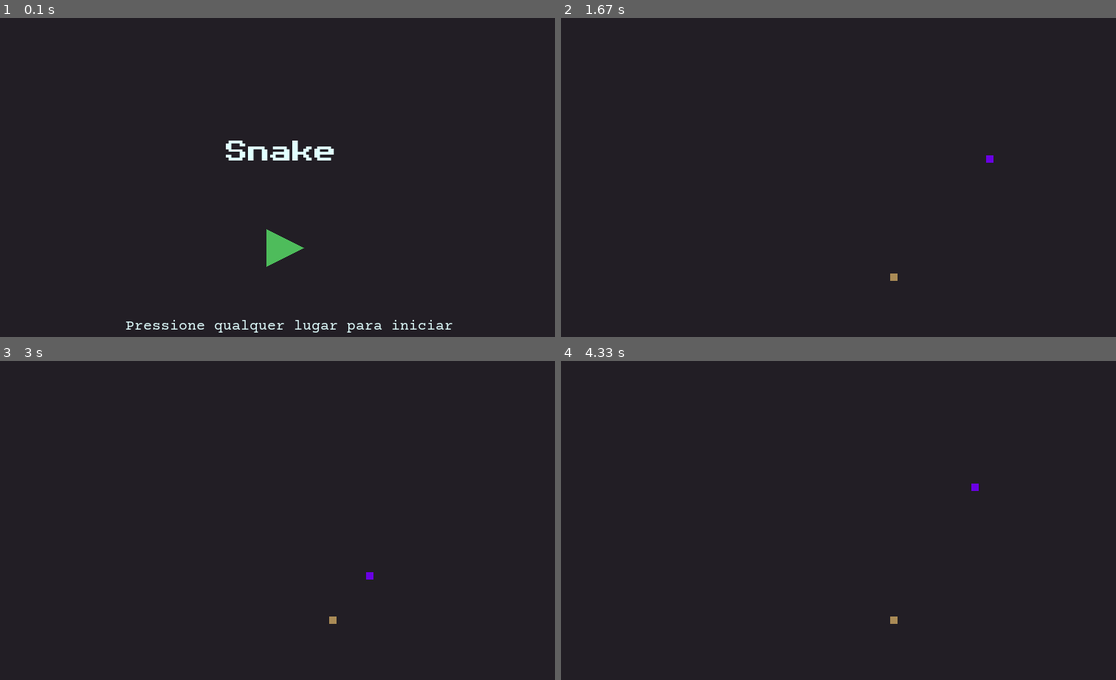
Above: before the commit, frames 1-4 (two rows, left to right).
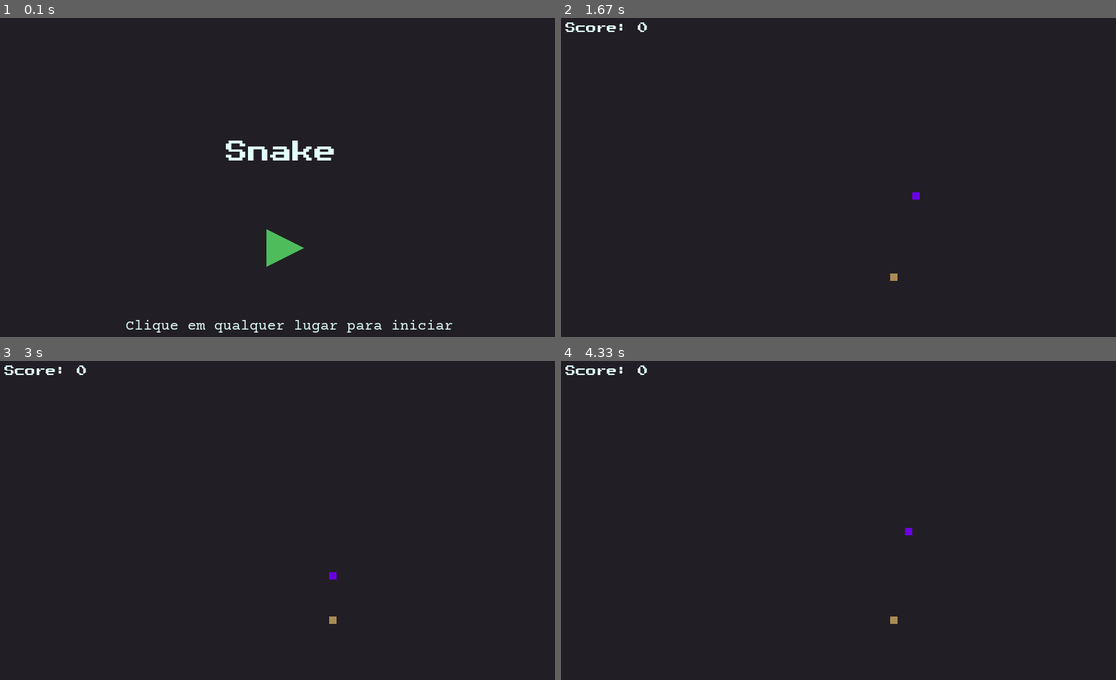
Above: after the commit, the same moments.

Repository: JaianeOliveira/snake-pygame
Game: pygame game, started from index.py
Two runs of this game, one before a commit and one after it. Both use one fixed random seed, a clock stepped at 60 frames per second and the inputs below.
Inputs (mouse positions are in pixels of both pictures, inside the frame that each line leads up to):
- Up to frame 1 (0.1 s): no input
- Up to frame 2 (1.67 s): click (844, 228) at 0.38 s; hold Right 0.67-1.13 s; hold Up 1.17-1.47 s; hold Right from 1.5 s (still down)
- Up to frame 3 (3 s): release Right at 1.97 s; hold Left 2-2.53 s; hold Down 2.57-2.87 s; hold Left from 2.9 s (still down)
- Up to frame 4 (4.33 s): release Left at 3.3 s; hold Up 3.33-3.7 s; hold Right from 3.73 s (still down)

The runs differ from the first frame. In frame 1, 0.2% of the frame differs, in the area x 22-38%, y 94-99%; in frame 2, 0.2%, in the area x 0-78%, y 1-57%; in frame 3, 0.2%; in frame 4, 0.2%.

Commit message:
feat: complete game

Diff:
--- a/index.py
+++ b/index.py
@@ -7,6 +7,7 @@
 
 screenWidth=800
 screenHeight=600
+
 
 violet=(106, 0, 228)
 white=(225, 255, 255)
@@ -25,7 +26,6 @@
 titleFont = pygame.font.Font('./PressStart2P-Regular.ttf', 20)
 font = pygame.font.Font('./CourierPrime-Regular.ttf', 16)
 
-snakeSpeed=30
 
 def generateSnake(snake, snakeBlock = 10, color=violet):
     for x in snake:
@@ -39,21 +39,8 @@
     font = pygame.font.Font('./CourierPrime-Regular.ttf', fontSize)
     return font.render(message, True, color)
 
-def pauseMenu(gamePause):
-    while True:
-        for event in pygame.event.get():
-            if event.type == QUIT:
-                pygame.display.quit()
-                exit()
-            elif event.type == pygame.KEYDOWN:
-                if event.key == pygame.K_ESCAPE:
-                    break
-
-        screen.fill(background)
-
-        pygame.display.update()
-
 def gameLoop():
+    snakeSpeed=15
     gameClose=False
     while True:
         screen.fill(background)
@@ -67,8 +54,8 @@
         snakeBody=[]
         snakeLength=1
 
-        foodX=round(random.randrange(0, screenWidth - 10) / 10.0) * 10.0
-        foodY=round(random.randrange(0, screenHeight - 10) / 10.0) * 10.0
+        foodX=round(random.randrange(10, screenWidth - 10) / 10.0) * 10.0
+        foodY=round(random.randrange(10, screenHeight - 10) / 10.0) * 10.0
 
         gamePause=False
         gameOver=False
@@ -82,7 +69,6 @@
 
         while not gameClose:
             screen.fill(background)
-
             for event in pygame.event.get():
                 if event.type == QUIT:
                     pygame.display.quit()
@@ -122,6 +108,7 @@
                 screen.blit(writeText("Pressione [N] para um novo jogo ou [Q] para sair"), [screenWidth/2 - 220, screenHeight*0.85])
 
             else:
+
                 if snakeX >= screenWidth or snakeX < 0 or snakeY >= screenHeight or snakeY < 0:
                     gameOver = True
                     gameOverCause='Você bateu na parede'
@@ -131,7 +118,8 @@
 
                 screen.fill(background)
 
-                food = pygame.draw.rect(screen, brown, [foodX, foodY, 10, 10])
+                screen.blit(writeTitle("Score: {}".format(snakeLength - 1), white, 14), [20, 20])
+                pygame.draw.rect(screen, brown, [foodX, foodY, 10, 10])
 
                 snakeHead=[]
                 snakeHead.append(snakeX)
@@ -147,10 +135,14 @@
                         gameOverCause='Você mordeu sua própria cauda'
 
                 if int(snakeX) == int(foodX) and int(snakeY) == int(foodY):
-                    foodX=round(random.randrange(0, screenWidth - 10) / 10.0) * 10.0
-                    foodY=round(random.randrange(0, screenHeight - 10) / 10.0) * 10.0
+                    foodX=round(random.randrange(10, screenWidth - 10) / 10.0) * 10.0
+                    foodY=round(random.randrange(10, screenHeight - 10) / 10.0) * 10.0
 
                     snakeLength += 1
+                    if snakeLength == 5:
+                        snakeSpeed = 20
+                    elif snakeLength >= 10 and snakeLength % 10 == 0:
+                        snakeSpeed += 5
 
                 generateSnake(snakeBody)
 
@@ -185,7 +177,7 @@
         else:
             screen.blit(writeTitle("Snake", white, 30), [screenWidth*0.4, screenHeight*0.3])
             pygame.draw.polygon(screen, green, [(screenWidth/2 - 25, screenHeight/2), (screenWidth/2 - 25, screenHeight/2 + 50), (screenWidth/2 + 25, screenHeight/2 + 25)])
-            screen.blit(writeText("Pressione qualquer lugar para iniciar", white, 20), [screenWidth*0.23, screenHeight*0.7])
+            screen.blit(writeText("Clique em qualquer lugar para iniciar", white, 20), [screenWidth*0.23, screenHeight*0.7])
 
         pygame.display.update()
 
